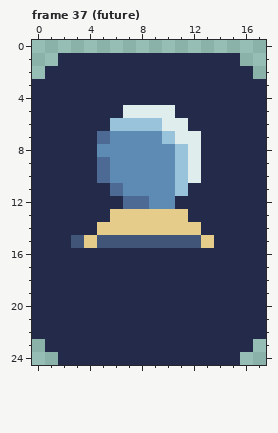
A pixel-art file gets an edit: public/card.ase. Above: the version before the commit.
18x25 pixels, 42 frames. Shown: frame 37 (future). The commit also changed other frames, which this record leaves out.
New version:
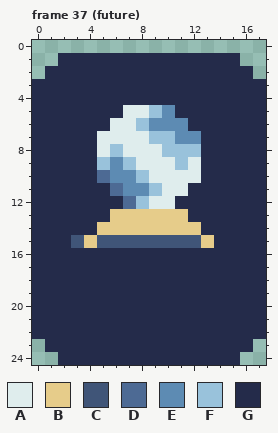
Palette (. is transparent): A #dfeded  B #e6cc8a  C #405578  D #4d6a94  E #5d8bb3  F #99c2db  G #242b4a
Changes in this commit:
--- frame 37 (future), layer "effect"
@@ x 3..14 @@
  4 GGGGGGGGGGGG
- 5 GGGGAAAAGGGG
- 6 GGGFFFFAAGGG
- 7 GGDEEEEFAAGG
- 8 GGEEEEEEFAGG
- 9 GGDEEEEEFAGG
-10 GGDEEEEEFAGG
-11 GGGDEEEEFGGG
-12 GGGGDDEEGGGG
+ 5 GGGGAAFEGGGG
+ 6 GGGAAFEEEGGG
+ 7 GGAAAAFFEEGG
+ 8 GGAFAAAFFFGG
+ 9 GGFEFAAAFAGG
+10 GGDEEFAAAAGG
+11 GGGDEEFAAGGG
+12 GGGGDFAAGGGG
 13 GGGBBBBBBGGG
Where, in picture pixels (left, top, right, bottom), the same in both pictures:
changed: (97, 105, 201, 209)
